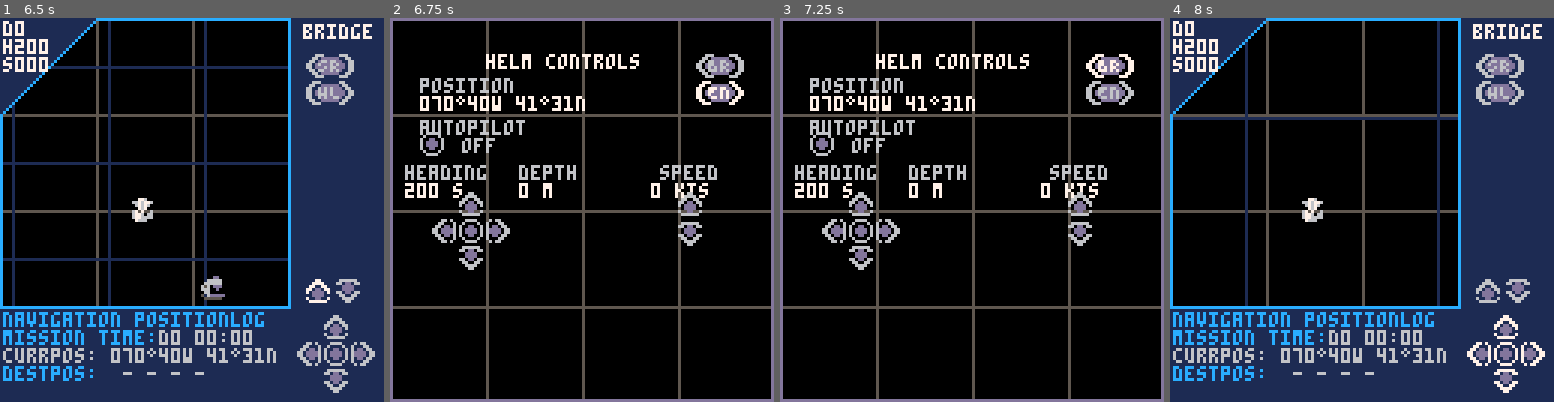
Above: before the commit, frames 1-4 (left to right).
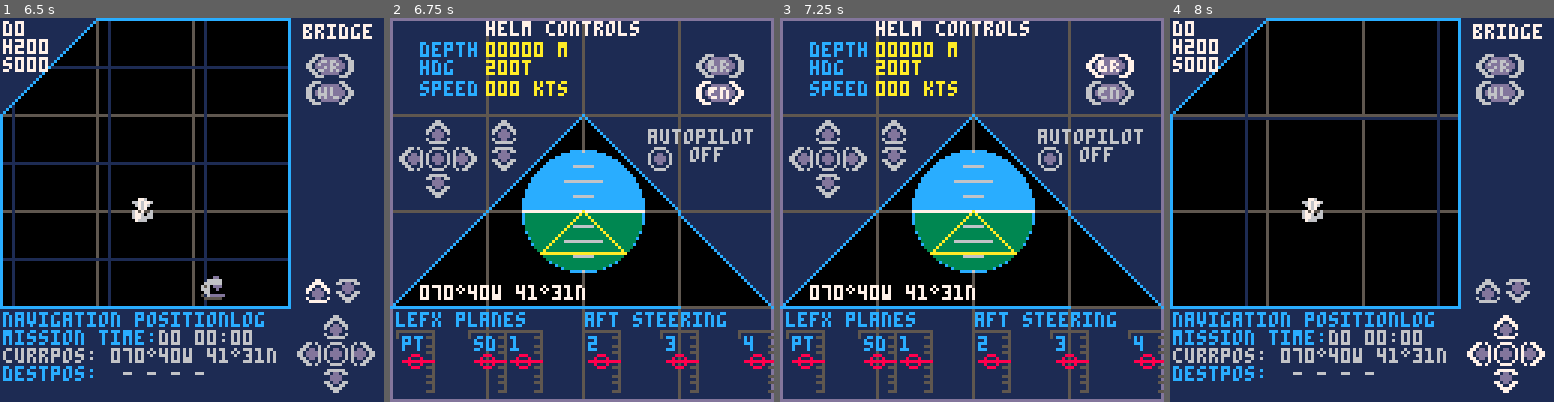
Above: after the commit, the same moments.

Repository: NickWest27/AquaNovaPico
Game: PICO-8 cartridge aquanova.p8
Two runs of this game, one before a commit and one after it. Both use one fixed random seed, a clock stepped at 60 frames per second and the inputs below.
Inputs:
- Up to frame 1 (6.5 s): tap X (X key) at 0.33, 0.7, 1.43, 2.58, 3.1, 3.62, 4.13, 4.65, 5.17, 5.68, 6.2 s; tap O (Z key) at 1.07, 1.8, 2.43, 3.07, 3.7, 4.33, 4.97, 5.6, 6.23 s; hold Right 2.33-3.33 s; hold Right 3.38-4.22 s; hold Up 4.27-4.67 s; hold Right 4.72-5.72 s; hold Down 5.77-6.1 s; hold Left from 6.15 s (still down)
- Up to frame 2 (6.75 s): keep holding Left; tap X (X key) at 6.72 s
- Up to frame 3 (7.25 s): tap O (Z key) at 6.87 s; release Left at 6.98 s; hold Right from 7.03 s (still down); tap X (X key) at 7.23 s
- Up to frame 4 (8 s): keep holding Right; tap O (Z key) at 7.5 s; tap X (X key) at 7.75 s

Frame 1 is identical in both runs. In frame 2, 79% of the frame differs, in the area x 0-100%, y 0-100%; in frame 3, 79%; in frame 4, nothing differs.

Commit message:
Add artificial horizon and redesign helm station UI
Implemented a dynamic artificial horizon display with pitch and roll indicators, pitch ladder, and ship reference. Redesigned the helm station layout to be more instrument-focused with dive plane and aft steering indicators. Repositioned helm controls for better visual organization and added pitch/roll physics calculations based on depth changes and turn rate.

- Add pitch, roll, and prev_depth state variables to submarine
- Implement update_ah() function with sky/ground visualization and pitch ladder
- Add draw_scale() function for dive plane and steering indicators
- Calculate pitch from depth change rate and roll from turn rate
- Refactor draw_corner_mask() to be parameterized and reusable
- Completely redesign helm screen layout with artificial horizon centerpiece
- Add 6 control surface indicators (2 dive planes, 4 aft steering)
- Reposition autopilot toggle, heading/depth dpad, and speed controls
- Reduce speed increment from 10 to 5 knots for finer control

Diff:
--- a/aquanova.p8
+++ b/aquanova.p8
@@ -49,8 +49,11 @@
   acc = 5,
   max_speed = 160,
   depth = 0, -- meters 0-12000
+  prev_depth = 0,
   dive_acc = 100, -- m/s
   max_depth = 12000,
+  pitch = 0,
+  roll = 0,
   docked = {
     status = true, -- docked at port or not
     name = "woods hole", -- name of current port
@@ -454,7 +457,7 @@
   button("right_big", 102, 21, cycle_station_forward, "EN")
 
   -- autopilot toggle button (aligned with autopilot label)
-  button("action", 10, 38, function()
+  button("action", 86, 43, function()
     -- toggle autopilot on/off
     autopilot = not autopilot
     -- if enabling autopilot, check if valid waypoint exists
@@ -475,7 +478,7 @@
   end)
 
   -- heading/depth dpad (left/right to adjust heading, up/down adjust depth)
-  dpad(23, 67, {
+  dpad(12, 43, {
     label = "heading",
     left = function()
       sub.desired_heading -= 15
@@ -499,13 +502,13 @@
 
   -- speed up/down buttons (aligned with speed label)
   -- NOTE: Speed changes should NOT disable autopilot
-  button("up", 96, 58, function()
-    sub.speed += 10
+  button("up", 34, 34, function()
+    sub.speed += 5
     if sub.speed > 160 then sub.speed = 160 end
     -- autopilot remains active when changing speed
   end)
-  button("down", 96, 68, function()
-    sub.speed -= 10
+  button("down", 34, 43, function()
+    sub.speed -= 5
     if sub.speed < 0 then sub.speed = 0 end
     -- autopilot remains active when changing speed
   end)
@@ -612,6 +615,74 @@
       z_day += 1
     end
   end
+end
+
+function update_ah() -- dynamic artaficial horizon
+  local cx, cy = 64, 64
+  local r = 20
+  local roll = sub.roll / 360
+  local pitch_y = sub.pitch
+
+  -- draw sky background
+  circfill(cx, cy, r, 12)
+
+  -- draw ground (pixel by pixel)
+  for dy=-r,r do
+    for dx=-r,r do
+      if dx*dx+dy*dy<=r*r then
+        -- rotate and offset this pixel
+        local ry = dx*sin(roll) - dy*cos(roll) - pitch_y
+        if ry < 0 then pset(cx+dx, cy+dy, 3) end
+      end
+    end
+  end
+
+  -- draw horizon line
+  for dx = -r, r do
+    local rx = dx * cos(roll) + pitch_y * sin(roll)
+    local ry = dx * sin(roll) - pitch_y * cos(roll)
+    if rx*rx + ry*ry <= r*r then pset(cx + rx, cy + ry, 7) end
+  end
+
+  -- draw pitch ladder (5deg minor, 10deg major)
+  for p = -20, 20, 5 do
+    if p != 0 then
+      local len = p % 10 == 0 and 6 or 3
+      local y = p - pitch_y
+      for dx = -len, len do
+        local rx = dx * cos(roll) + y * sin(roll)
+        local ry = dx * sin(roll) - y * cos(roll)
+        if rx*rx + ry*ry <= r*r then pset(cx + rx, cy + ry, 6) end
+      end
+    end
+  end
+
+  -- draw ship triangle (your reference)
+  line(cx, cy, cx + 14, cy + 14, 10)
+  line(cx, cy, cx - 14, cy + 14, 10)
+  line(cx - 14, cy + 14, cx + 14, cy + 14, 10)
+end
+
+function draw_scale(x,y,h,v,lbl)
+ local hy=y+h/2
+ v=mid(-1,v,1)
+ -- hat at top
+ line(x,y,x+12,y,5)
+ line(x,y,x,y+2,5)
+ line(x,y+hy,x+12,y+hy,5)
+ -- vertical line on right
+ line(x+12,y,x+12,y+h,5)
+ -- tick marks extending left
+ for i=-1,1,0.25 do
+  local ty=hy+i*h/2
+  line(x+10,ty,x+12,ty,5)
+ end
+ -- indicator: circle with line
+ local iy=hy+v*h/2
+ circ(x+6,iy,2,8)
+ line(x+2,iy,x+12,iy,8)
+ -- label at top
+ print(lbl,x+2,y+2,12)
 end
 
 function update_movement()
@@ -669,6 +740,13 @@
   if sub.heading >= 360 then sub.heading -= 360 end
   if sub.heading < 0 then sub.heading += 360 end
 
+  -- update pitch based on depth change
+  sub.pitch = (sub.depth - sub.prev_depth) * 0.3
+  sub.prev_depth = sub.depth
+
+  -- update roll based on turn rate
+  sub.roll = mid(-30, heading_diff * 100, 30)
+
   -- convert heading (0-360 degrees) to pico-8 angle (0.0-1.0)
   -- heading: 0=north, 90=east, 180=south, 270=west
   -- pico-8: 0=east, 0.25=south, 0.5=west, 0.75=north
@@ -978,11 +1056,18 @@
   end
 end
 
-function draw_corner_mask()
-  -- fill triangular corner mask
-  -- covers area above diagonal from (0,32) to (32,0)
-  for y=0,31 do
-    line(0, y, 32-y, y, 1)
+function draw_corner_mask(x,y,w,h,col,flip) -- draw a fill triangle start point, width, height, color and flipped
+  local col = col or 1
+  local flip = flip or false
+  -- fill triangle
+  for dy=0,h do
+    if flip then
+      local len=w*(1-dy/h)
+      line(x, y+dy, x+len, y+dy, col)
+    else
+      local len=w*(dy/h)
+      line(x+len,y+dy, x+w, y+dy, col)
+    end
   end
 end
 
@@ -1217,7 +1302,7 @@
   draw_rotated_sub(47, 64, sub.heading)
 
   -- draw corner mask
-  draw_corner_mask()
+  draw_corner_mask(0,0, 32, 32, 1, true)
 
   -- draw border mask rectangles to hide overflow
   draw_border_mask()
@@ -1272,37 +1357,51 @@
 end
 
 function draw_helm()
-  print("helm controls", 32, 12, 7)
-
-  local y = 20
+  cls()
+  rectfill(0,0, 127,32, 1)
+  rectfill(0,96, 127,127, 1)
+  draw_corner_mask(0,32, 64,64, 1, true)
+  draw_corner_mask(64,32,64,64, 1)
+
+  draw_dev_grid()
+
+  print("helm controls", 32, 1, 7)
+
+  -- basic info block
+  print("depth", 10, 8, 12)
+  print(pad_zeros(flr(sub.depth), 5) .. " m", 32, 8, 10)
+  print("hdg", 10, 14, 12)
+  print(pad_zeros(flr(sub.heading), 3) .. "t", 32, 14, 10)
+  print("speed", 10, 21, 12)
+  print(pad_zeros(flr(sub.speed), 3) .. " kts", 32, 21, 10)
+
+  -- draw AH border triangle
+  line(64,32, 127,96, 12)
+  line(0,96, 96,96, 12)
+  line(0,96, 64,32, 12)
+
+  -- draw artificial horizon
+  update_ah()
 
   -- display position
-  print("position", 10, y, 6)
-  print(format_position(sub.lon, sub.lat), 10, y+6, 7)
-  y += 14
-
-  -- autopilot status indicator (button at y=38)
+  print(format_position(sub.lon, sub.lat), 10, 89, 7)
+
+  -- dive planes (reuse sub.pitch/roll from AH)
+  local p,r=sub.pitch/30,sub.roll/30
+  print("lefx planes",2,98,12)
+  draw_scale(2,104,20,mid(-1,p-r*0.3,1),"pt")
+  draw_scale(26,104,20,mid(-1,p+r*0.3,1),"sd")
+  print("aft steering",65,98,12)
+  draw_scale(38,104,20,mid(-1,p+r*0.2,1),"1")
+  draw_scale(64,104,20,mid(-1,p-r*0.2,1),"2")
+  draw_scale(90,104,20,mid(-1,p+r*0.2,1),"3")
+  draw_scale(116,104,20,mid(-1,p-r*0.2,1),"4")
+
+  -- autopilot status indicator
   local ap_status = autopilot and "on" or "off"
   local ap_color = autopilot and 11 or 6
-  print("autopilot", 10, y, 6)
-  print(ap_status, 24, y+6, ap_color)
-  y += 15
-
-  -- display current values above controls
-  local compass = {"n", "ne", "e", "se", "s", "sw", "w", "nw"}
-  local dir_idx = flr((sub.heading + 22.5) / 45) % 8 + 1
-
-  -- heading label (dpad center at x=23, y=67)
-  print("heading", 5, y, 6)
-  print(flr(sub.heading) .. " " .. compass[dir_idx], 5, y+6, 7)
-
-  -- depth label (dpad center at x=23, y=67, up/down controls depth)
-  print("depth", 43, y, 6)
-  print(flr(sub.depth) .. " m", 43, y+6, 7)
-
-  -- speed label (buttons at x=96, y=58/68)
-  print("speed", 90, y, 6)
-  print(flr(sub.speed) .. " kts", 87, y+6, 7)
+  print("autopilot", 86, 37, 6)
+  print(ap_status, 100, 43, ap_color)
 
   -- draw buttons
   draw_ui_buttons()
